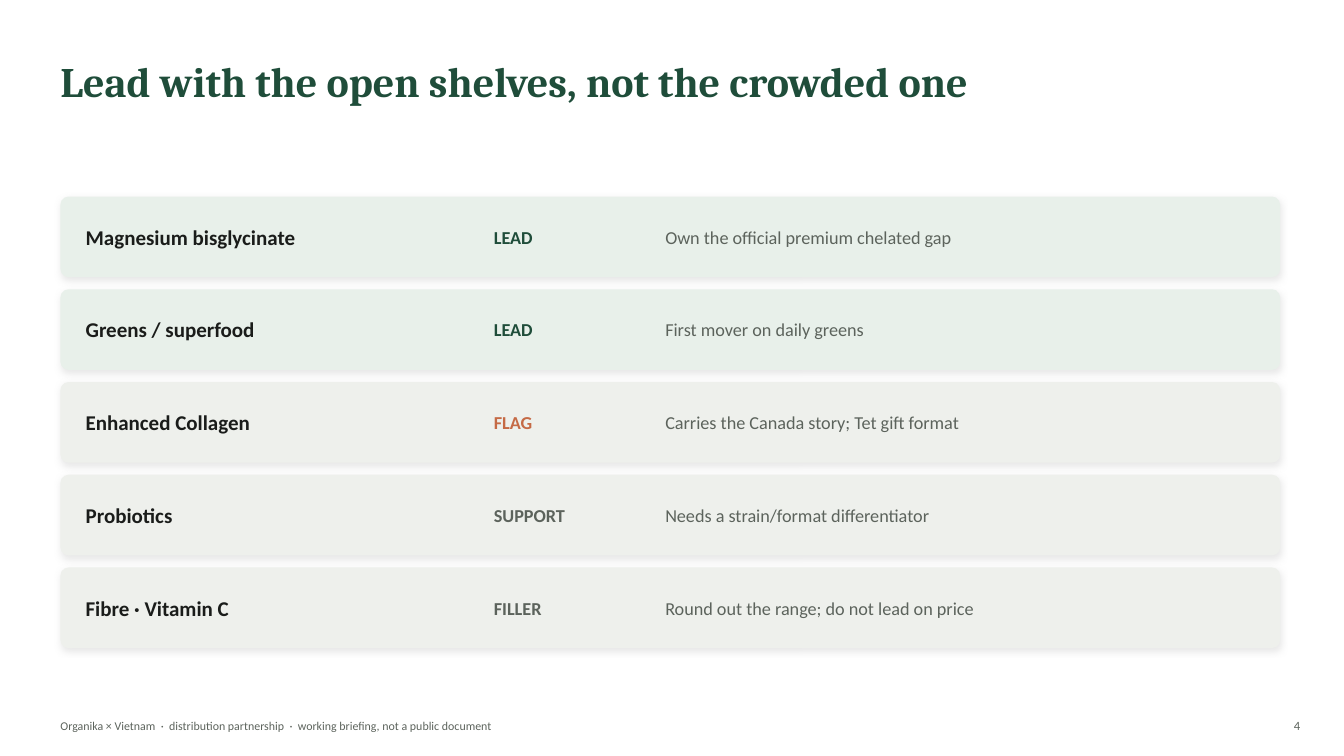
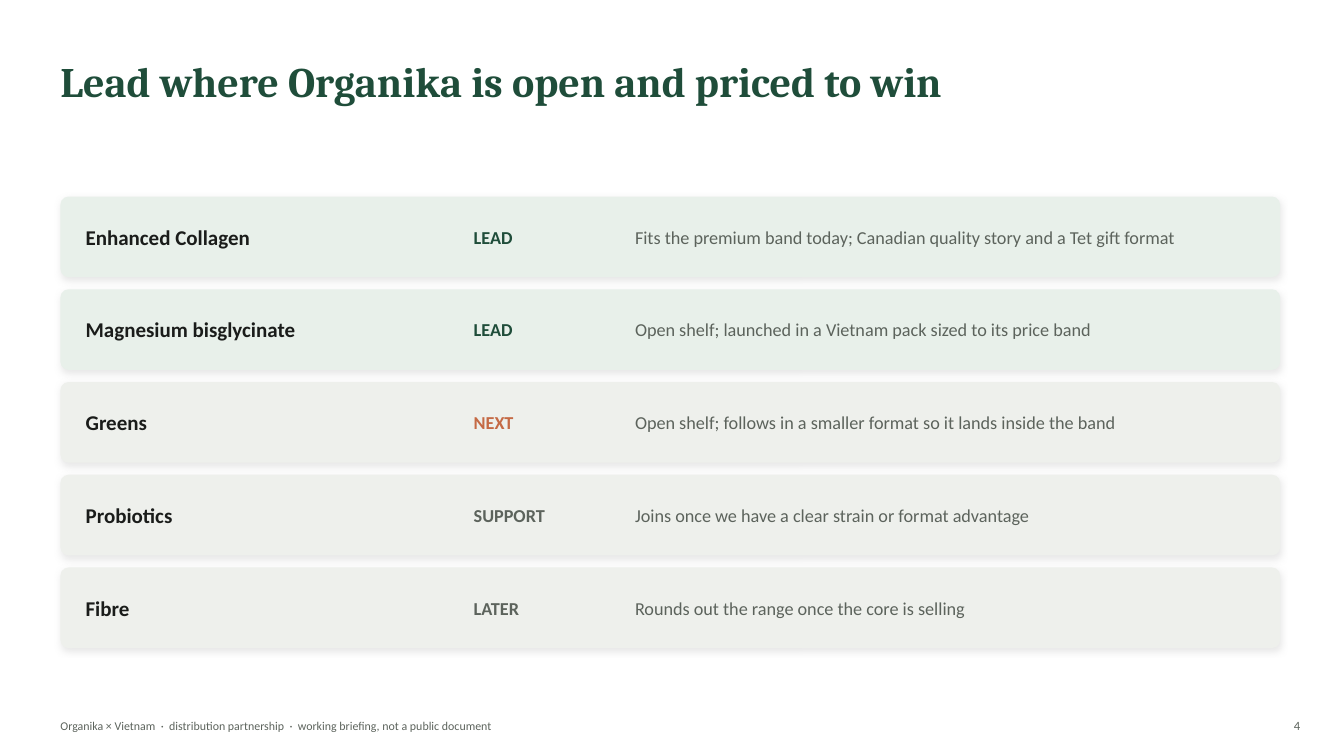
Before and after one commit to louisnto-cloud/my-first-project, a slide deck: slide 4 of vietnam-distributor-pitch.pptx. Drawn at 1344x756 pixels with LibreOffice and Linux fonts; fonts in the diff are those of the drawing. Boxes give left, top, right and bottom in pixels: in the first picture for what was removed or moved away, otherwise in the second. Text is boxed around its words. In the diff, an @@ line names an element or a change of style, - is before the commit and + after.

```diff
--- a/vietnam-distributor-pitch.pptx
+++ b/vietnam-distributor-pitch.pptx
@@ text at <box>60,67,942,107</box>: text changed @@
-Lead with the open shelves, not the crowded one
+Lead where Organika is open and priced to win
@@ text "LEAD": place and size @@
-text "LEAD" at <box>494,232,533,244</box>
+text "LEAD" at <box>474,232,513,244</box>
@@ text added at <box>86,230,250,249</box>, 15 pt, text #1A1C1A, bold @@
+Enhanced Collagen
@@ text at <box>635,231,1174,247</box>: text changed @@
-Own the official premium chelated gap
+Fits the premium band today; Canadian quality story and a Tet gift format
@@ text "Magnesium bisglycinate": place and size @@
-text "Magnesium bisglycinate" at <box>86,230,295,249</box>
+text "Magnesium bisglycinate" at <box>86,322,295,341</box>
@@ text "LEAD": place and size @@
-text "LEAD" at <box>494,324,533,336</box>
+text "LEAD" at <box>474,324,513,336</box>
@@ text removed at <box>86,322,254,341</box> @@
-Greens / superfood
@@ text at <box>635,323,1090,339</box>: text changed @@
-First mover on daily greens
+Open shelf; launched in a Vietnam pack sized to its price band
@@ text at <box>86,416,147,430</box>: text changed @@
-Enhanced Collagen
+Greens
@@ text at <box>474,417,514,429</box>: text changed @@
-FLAG
+NEXT
@@ text at <box>635,416,1115,432</box>: text changed @@
-Carries the Canada story; Tet gift format
+Open shelf; follows in a smaller format so it lands inside the band
@@ text "SUPPORT": place and size @@
-text "SUPPORT" at <box>494,510,565,522</box>
+text "SUPPORT" at <box>474,510,545,522</box>
@@ text at <box>635,509,1029,525</box>: text changed @@
-Needs a strain/format differentiator
+Joins once we have a clear strain or format advantage
@@ text at <box>86,601,130,616</box>: text changed @@
-Fibre · Vitamin C
+Fibre
@@ text at <box>474,603,519,615</box>: text changed @@
-FILLER
+LATER
@@ text at <box>635,602,965,618</box>: text changed @@
-Round out the range; do not lead on price
+Rounds out the range once the core is selling
```
Also in this commit, not shown: 9 other slides changed.
